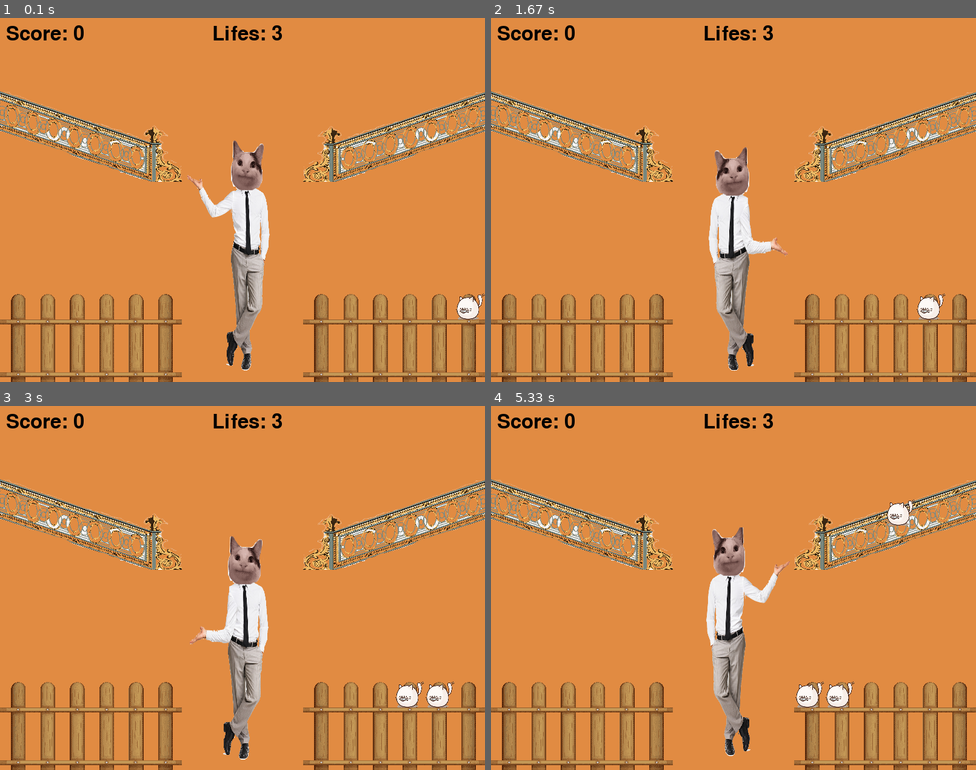
Above: before the commit, frames 1-4 (two rows, left to right).
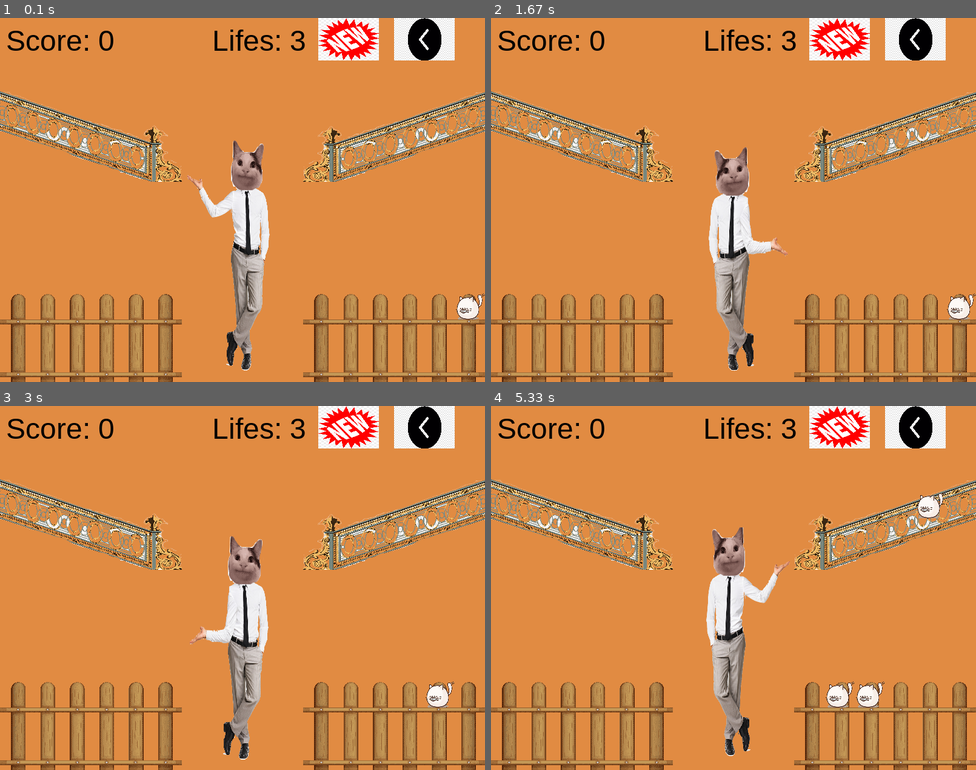
Above: after the commit, the same moments.

Repository: toliander/PyGame_Catch_Cat
Game: pygame game, started from game_window/files/game_window.py
Two runs of this game, one before a commit and one after it. Both use one fixed random seed, a clock stepped at 60 frames per second and the inputs below.
Inputs (mouse positions are in pixels of both pictures, inside the frame that each line leads up to):
- Up to frame 1 (0.1 s): no input
- Up to frame 2 (1.67 s): click (840, 39) at 0.38 s; click (917, 39) at 0.72 s; click (675, 109) at 1.22 s; hold Right from 1.5 s (still down)
- Up to frame 3 (3 s): release Right at 1.97 s; hold Up 2-2.3 s; hold Right 2.33-2.8 s; hold Left from 2.83 s (still down)
- Up to frame 4 (5.33 s): release Left at 3.37 s; hold Down 3.4-3.7 s; hold Left 3.73-4.13 s; hold Up 4.17-4.53 s; hold Right 4.57-5.2 s; hold Down from 5.23 s (still down)

The runs differ from the first frame. In frame 1, 4.0% of the frame differs, in the area x 1-94%, y 0-12%; in frame 2, 4.5%; in frame 3, 4.3%; in frame 4, 5.1%, in the area x 1-94%, y 0-83%.

Commit message:
Added Back + New game buttons

Diff:
--- a/game_window/files/game_window.py
+++ b/game_window/files/game_window.py
@@ -2,6 +2,7 @@
 import sys
 import random
 import os
+import subprocess
 
 # Инициализация Pygame
 pygame.init()
@@ -26,7 +27,9 @@
         self.push = True
 
     def new_game(self):
-        pass
+        self.score = 0
+        self.lifes = 3
+        self.push = True
 
 
 # Класс для статических изображений наследуется от основного окна
@@ -118,8 +121,12 @@
                      (WINDOW_WIDTH - 150, WINDOW_HEIGHT - SIZE_Y), (WINDOW_WIDTH - 200, WINDOW_HEIGHT - SIZE_Y),
                      (WINDOW_WIDTH - 250, WINDOW_HEIGHT - SIZE_Y), (WINDOW_WIDTH - 300, WINDOW_HEIGHT - SIZE_Y)]
 
-# Добавление направляющих в группу спрайтов
-for elem in (left_rail_up, right_rail_up, left_rail_low, right_rail_low):
+# Загружаем кнопки новой игры и возврата
+new_game_button = StaticImage('../static/new.png', 525, 0, 100, 70)
+back_button = StaticImage('../static/back.png', 650, 0, 100, 70)
+
+# Добавление направляющих и кнопок в группу спрайтов
+for elem in (left_rail_up, right_rail_up, left_rail_low, right_rail_low, new_game_button, back_button):
     static_group.add(elem)
 # Запаковываем траектории для распределения по котам
 tracks = [(left_rail_up_tr, 1), (left_rail_low_tr, 2), (right_rail_up_tr, 3), (right_rail_low_tr, 4)]
@@ -143,7 +150,7 @@
 animation_timer = pygame.time.get_ticks()
 generation_timer = pygame.time.get_ticks()
 # Установка шрифта
-font = pygame.font.SysFont(None, 48)
+font = pygame.font.SysFont('arial', 48)
 
 # Начальное значение счета
 score = 0
@@ -156,6 +163,14 @@
             running = False
         elif event.type == pygame.MOUSEBUTTONDOWN:
             mouse_pos = event.pos
+            if new_game_button.rect.collidepoint(mouse_pos):
+                game.new_game()
+                for elem in dynamic_group:
+                    dynamic_group.remove(elem)
+            if back_button.rect.collidepoint(mouse_pos):
+                running = False
+                pygame.quit()
+                subprocess.call(['python', "../../start_window/files/start_window.py"])
         elif event.type == pygame.KEYDOWN:
             hero.change_pos(event)
     if game.lifes > 0:  # пока живы играем
--- a/score_board/files/results.txt
+++ b/score_board/files/results.txt
@@ -5,3 +5,4 @@
 31
 7
 14
+2
Not shown, added: README
Binary file added: game_window/static/back.png
Binary file added: game_window/static/new.png
Binary file added: score_board/static/back_button.png
